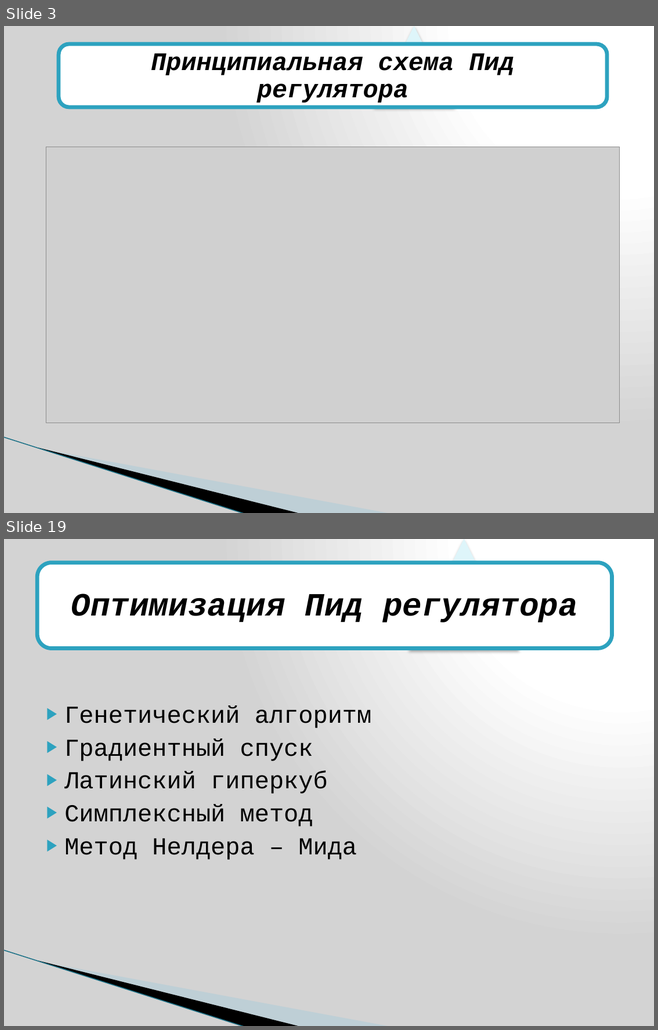
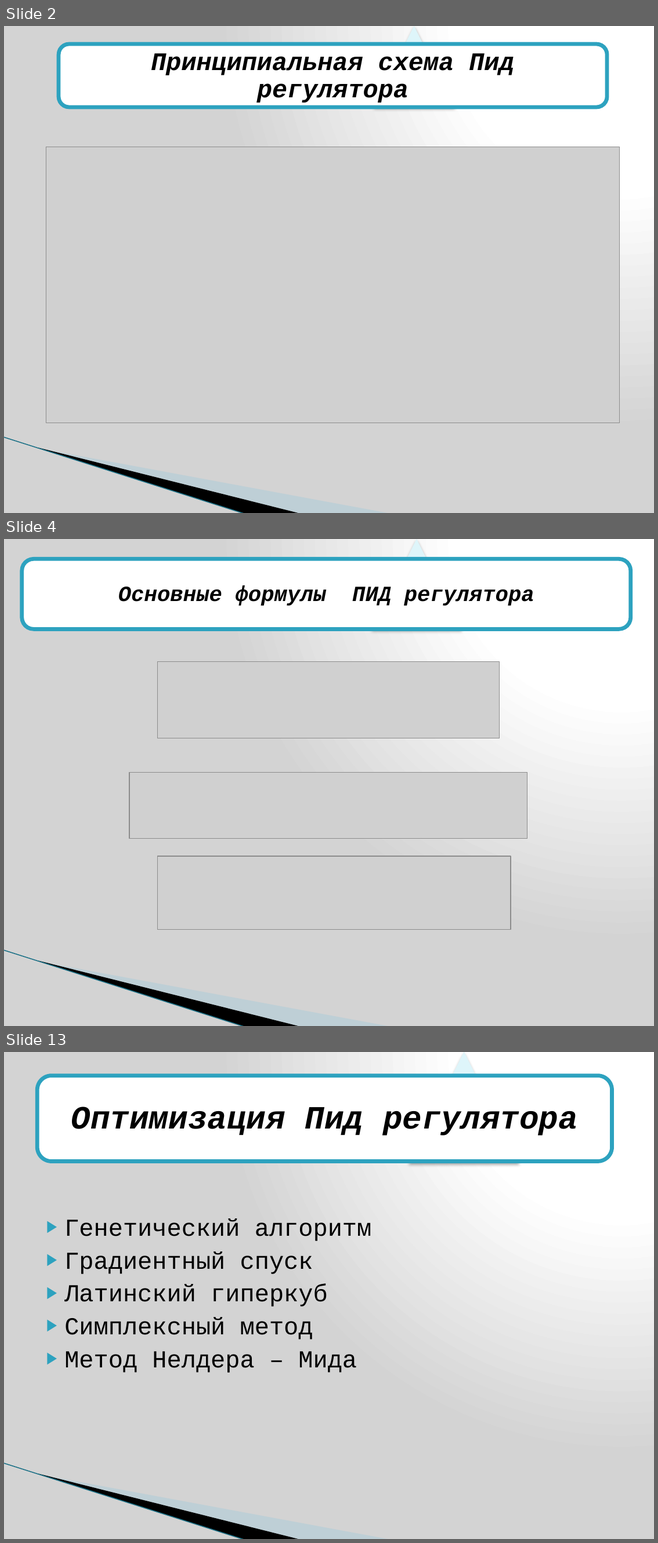
Before and after one commit to Srudyjj/DiplomaMaster, a slide deck: ПрезентацияПИД.pptx. Shown one above the other, each under a label of ours: slides 3 and 19 before the commit, slides 2, 4 and 13 after it; the slides between them are not shown. The pictures are 658x1030 and 658x1543 pixels, drawn with LibreOffice and Linux fonts; fonts in the diff are those of the drawing; grey boxes stand for pictures; background and template pictures are left out. Boxes give left, top, right and bottom in pixels: in the first picture for what was removed or moved away, otherwise in the second. Text is boxed around its words. In the diff, an @@ line names an element or a change of style, - is before the commit and + after.

```diff
--- a/ПрезентацияПИД.pptx
+++ b/ПрезентацияПИД.pptx
@@ slide 4 added at (4, 539, 654, 1026), background gradient #FFFFFF to #D3D3D3; not listed: 3 template elements that a slide beside it also shows @@
@@ triangle added at (371, 539, 461, 629), fill #DEF5FA @@
@@ rounded rectangle added at (22, 559, 631, 629), fill #FFFFFF, outline #2DA2BF 4.33 pt @@
@@ text added at (118, 585, 534, 606), 24 pt, text #000000, bold, italic @@
+Основные формулы ПИД регулятора
@@ picture added at (157, 662, 499, 739) @@
@@ picture added at (129, 772, 527, 838) @@
@@ picture added at (157, 856, 511, 929) @@
@@ what was slide 3 is now slide 2 @@
@@ what was slide 19 is now slide 13 @@
```
Also in this commit, not shown: 7 slides changed, 4 other slides added, 16 slides removed, 3 other files.
